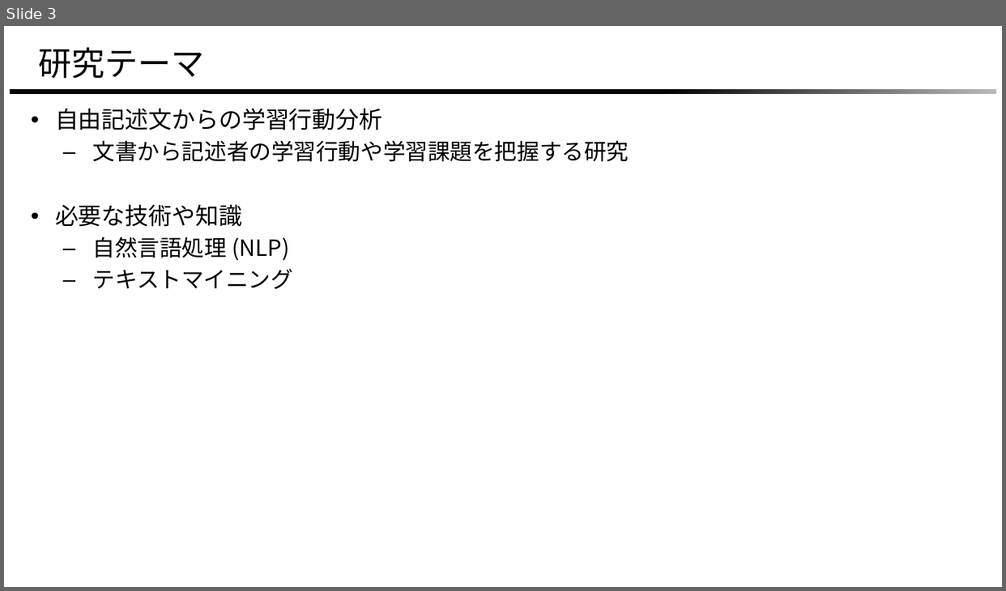
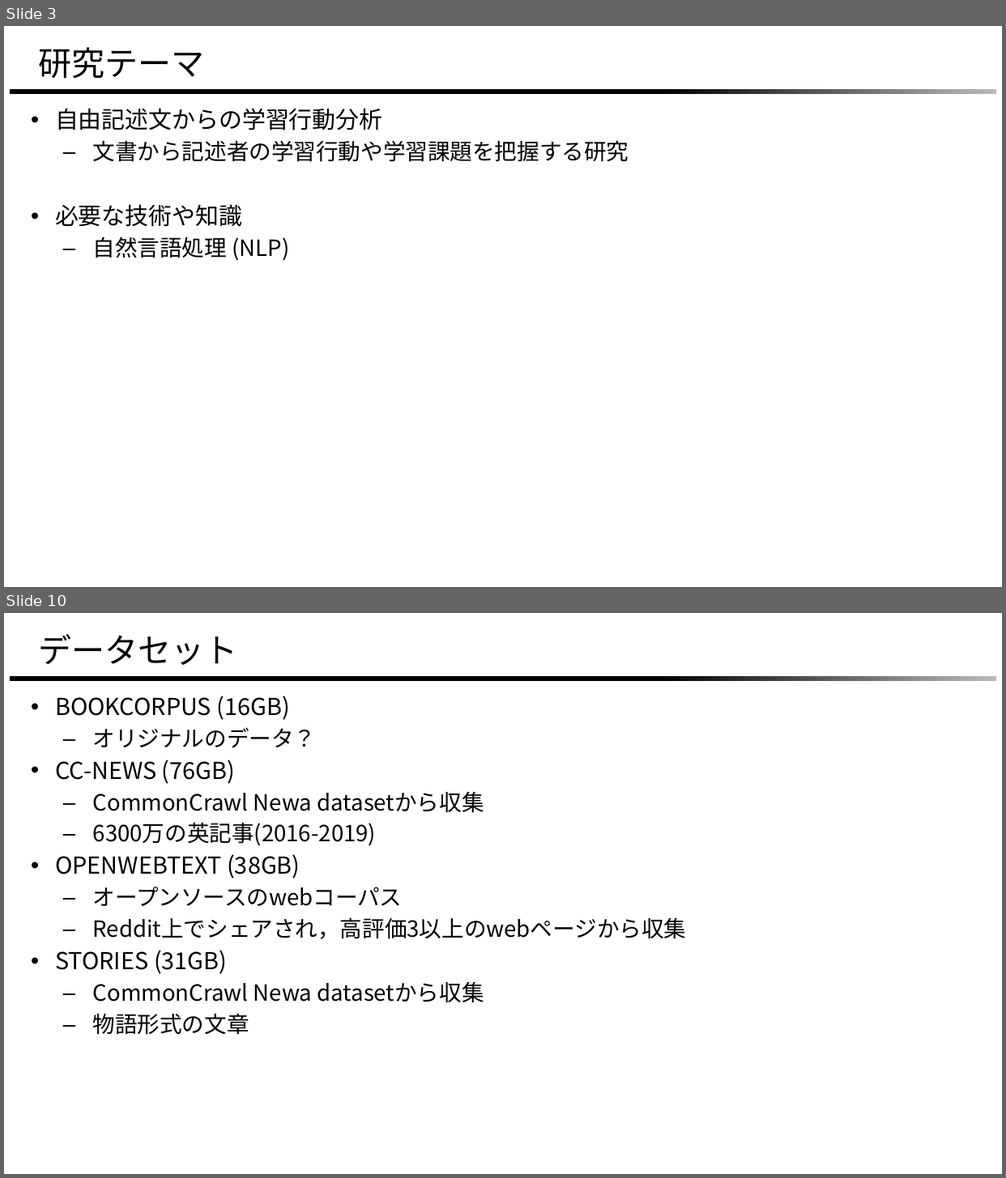
Before and after one commit to masa1357/research, a slide deck: 2023/meeting/0429meeting/0429meeting.pptx. Shown one above the other, each under a label of ours: slide 3 before the commit, slides 3 and 10 after it; the slides between them are not shown. The pictures are 1006x591 and 1006x1178 pixels, drawn with LibreOffice and Linux fonts; fonts in the diff are those of the drawing; background and template pictures are left out. Boxes give left, top, right and bottom in pixels: in the first picture for what was removed or moved away, otherwise in the second. Text is boxed around its words. In the diff, an @@ line names an element or a change of style, - is before the commit and + after.

```diff
--- a/2023/meeting/0429meeting/0429meeting.pptx
+++ b/2023/meeting/0429meeting/0429meeting.pptx
@@ slide 10 added at (x1=4, y1=613, x2=1002, y2=1174), background #FFFFFF; not listed: 1 template element that a slide beside it also shows @@
@@ title added at (x1=38, y1=634, x2=237, y2=665), 64 pt, text #000000 @@
+  データセット
@@ text added at (x1=55, y1=696, x2=687, y2=1035), 43 pt, text #000000 @@
+• BOOKCORPUS (16GB)
+  – オリジナルのデータ？
+• CC-NEWS (76GB)
+  – CommonCrawl Newa datasetから収集
+  – 6300万の英記事(2016-2019)
+• OPENWEBTEXT (38GB)
+  – オープンソースのwebコーパス
+  – Reddit上でシェアされ，高評価3以上のwebページから収集
+• STORIES (31GB)
+  – CommonCrawl Newa datasetから収集
+  – 物語形式の文章
@@ slide 3 changed as well @@
@@ text at (x1=93, y1=269, x2=293, y2=289): paragraph removed @@
-  – テキストマイニング
```
Also in this commit, not shown: 3 other slides changed, 6 other slides added, 3 slides removed, 5 other files.
